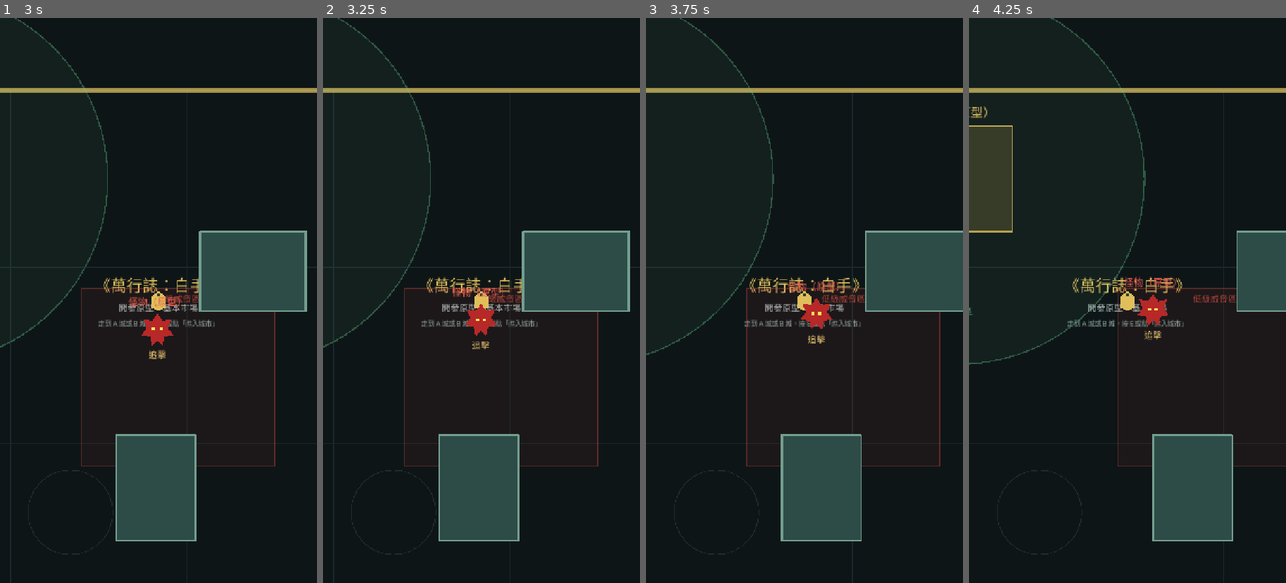
Above: before the commit, frames 1-4 (left to right).
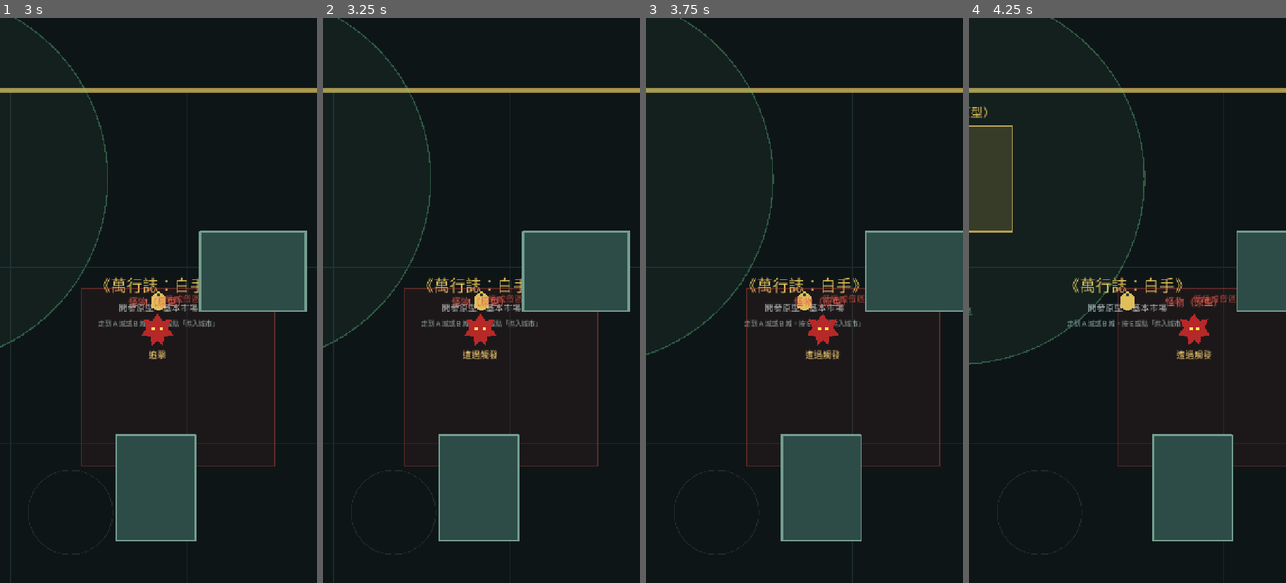
Above: after the commit, the same moments.

Repository: 8tdgdvs26d-netizen/project-gersang-mobile
Game: Godot game, scene res://scenes/main.tscn
Two runs of this game, one before a commit and one after it. Both use one fixed random seed, a clock stepped at 60 frames per second and the inputs below.
Inputs (mouse positions are in pixels of both pictures, inside the frame that each line leads up to):
- Up to frame 1 (3 s): tap Enter at 0.5 s; move the mouse to (228, 272) at 0.52 s; hold D (move_right) 0.53-1.25 s; hold E (interact) 0.53-1.25 s; click (228, 272) at 0.67 s; drag from (95, 328) to (237, 379) at 1.27 s; tap Space at 2 s; move the mouse to (190, 176) at 2.02 s; hold D (move_right) 2.03-2.75 s; hold E (interact) 2.03-2.75 s; drag from (142, 413) to (63, 215) at 2.77 s
- Up to frame 2 (3.25 s): no input
- Up to frame 3 (3.75 s): tap Enter at 3.5 s; move the mouse to (899, 385) at 3.52 s; hold A (move_left) from 3.53 s (still down); hold E (interact) from 3.53 s (still down)
- Up to frame 4 (4.25 s): keep holding A (move_left); keep holding E (interact)

Frame 1 is identical in both runs. In frame 2, 0.8% of the frame differs, in the area x 40-58%, y 47-61%; in frame 3, 0.9%; in frame 4, 1.1%, in the area x 48-78%, y 45-61%.

Commit message:
feat(godot): add encounter trigger and context handoff (WT04)
EncounterHandoff (new node in the main scene) turns a valid world-threat
contact into exactly one Encounter Trigger: encounter_triggered(context).
Valid means the monster reports contact with its own id, the threat is
active, the player is in WORLD, outside every city safe buffer, and
really overlaps the monster.

EncounterContext (never saved): encounter_id (per-session sequence
encounter_1, encounter_2 ...), monster_id, trigger_world_position,
player_world_position, threat_zone_id (WorldThreatZones at the player)
and triggered_at_ms (TimeSource).

The trigger stays pending and ignores further contacts until
consume_pending_encounter() clears it; after that a new trigger needs a
new contact. While pending the monster is held (neutral set_hold: AI
frozen in its current state, label 遭遇觸發). No encounter screen,
combat or mode change; save version 8 unchanged.

WT02's test hands each trigger straight back so its chase checks run
with nothing pending.

Co-Authored-By: Claude Opus 5.5 <noreply@anthropic.com>
Claude-Session: https://claude.ai/code/session_01CPuDgFREwJNYYd7guvJZ5v

Diff:
--- a/godot/scenes/main.tscn
+++ b/godot/scenes/main.tscn
@@ -10,6 +10,7 @@
 [ext_resource type="PackedScene" path="res://scenes/city_hub.tscn" id="8_hub"]
 [ext_resource type="PackedScene" path="res://scenes/world_monster.tscn" id="9_monster"]
 [ext_resource type="Script" path="res://scripts/threat_zone_overlay.gd" id="10_zones"]
+[ext_resource type="Script" path="res://scripts/encounter_handoff.gd" id="11_encounter"]
 
 [node name="Main" type="Node2D"]
 script = ExtResource("1_main")
@@ -46,6 +47,9 @@
 [node name="Player" parent="Actors" instance=ExtResource("2_player")]
 position = Vector2(420, 500)
 touch_joystick_path = NodePath("../../TouchControls/Joystick")
+
+[node name="EncounterHandoff" type="Node" parent="."]
+script = ExtResource("11_encounter")
 
 [node name="TouchControls" parent="." instance=ExtResource("5_joystick")]
 
--- /dev/null
+++ b/godot/scripts/encounter_context.gd
@@ -0,0 +1,19 @@
+class_name EncounterContext
+extends RefCounted
+
+## World Threat WT04: what the future Encounter System receives when a world
+## threat catches the player. Built once per trigger by EncounterHandoff and
+## never saved. Holds no combat, reward or map data.
+
+## Runtime identity of this encounter opportunity ("encounter_1", "encounter_2"
+## ... in trigger order; unique within a session, restarts on relaunch).
+var encounter_id := ""
+var monster_id := ""
+## Where the monster touched the player (the monster's position).
+var trigger_world_position := Vector2.ZERO
+## Where the player stood; the Encounter System can return the player here.
+var player_world_position := Vector2.ZERO
+## Threat zone at the player's position ("" when outside every zone).
+var threat_zone_id := ""
+## TimeSource milliseconds at the trigger.
+var triggered_at_ms := 0
--- /dev/null
+++ b/godot/scripts/encounter_handoff.gd
@@ -0,0 +1,80 @@
+class_name EncounterHandoff
+extends Node
+
+## World Threat WT04: turns a valid world-threat contact into exactly one
+## Encounter Trigger + EncounterContext, and holds it until the (future)
+## Encounter System takes it. It starts no encounter, combat or UI, and
+## changes no player / world state. Nothing here is saved.
+##
+## Valid contact: the watched monster reports contact with its own id, it is
+## active, the player is in WORLD, outside every city safe buffer, and really
+## overlaps the monster. Lifecycle:
+##   valid contact -> context built, pending, monster held, encounter_triggered
+##   while pending -> every further contact is ignored (no second trigger)
+##   consume_pending_encounter() -> pending cleared, monster released
+## Nothing clears a pending encounter by itself. After the consume a new
+## trigger needs a new contact, i.e. the player and monster must separate and
+## touch again.
+
+signal encounter_triggered(context: EncounterContext)
+
+var _monster: WorldMonster
+var _player: Node2D
+var _is_world := Callable()
+var _time_source: TimeSource
+var _pending: EncounterContext
+var _sequence := 0
+
+
+## Starts watching `monster` for contacts with `player`. `is_world` answers
+## whether the player is in WORLD mode.
+func watch(monster: WorldMonster, player: Node2D, is_world: Callable, time_source: TimeSource) -> void:
+	_monster = monster
+	_player = player
+	_is_world = is_world
+	_time_source = time_source
+	_monster.player_contacted.connect(_on_player_contacted)
+
+
+func has_pending_encounter() -> bool:
+	return _pending != null
+
+
+## The pending context (null when none). Reading it does not clear it.
+func get_pending_encounter() -> EncounterContext:
+	return _pending
+
+
+## The Encounter System's hand-back: returns the pending context (null when
+## none), clears it and releases the monster.
+func consume_pending_encounter() -> EncounterContext:
+	var context := _pending
+	_pending = null
+	if context != null:
+		_monster.set_hold(false)
+	return context
+
+
+func _on_player_contacted(monster_id: String) -> void:
+	if _pending != null:
+		return
+	if monster_id == "" or monster_id != _monster.monster_id:
+		return
+	if not _monster.is_threat_active() or not _is_world.call():
+		return
+	if WorldThreatZones.is_in_city_safe_buffer(_player.global_position):
+		return
+	if not (_player is PhysicsBody2D and _monster.overlaps_body(_player)):
+		return
+	_sequence += 1
+	var context := EncounterContext.new()
+	context.encounter_id = "encounter_%d" % _sequence
+	context.monster_id = monster_id
+	context.trigger_world_position = _monster.global_position
+	context.player_world_position = _player.global_position
+	context.threat_zone_id = WorldThreatZones.threat_zone_at(_player.global_position)
+	context.triggered_at_ms = _time_source.now_ms()
+	_pending = context
+	_monster.set_hold(true)
+	print("Myrial: encounter triggered ", context.encounter_id, " by ", monster_id, " in '", context.threat_zone_id, "'")
+	encounter_triggered.emit(context)
--- a/godot/scripts/main.gd
+++ b/godot/scripts/main.gd
@@ -69,6 +69,9 @@
 ## World Threat: the one prototype monster (WT01 contact, WT02 aggro / chase /
 ## disengage). Active in WORLD mode only; never saved.
 @onready var _prototype_monster := $Actors/PrototypeMonster as WorldMonster
+## World Threat WT04: turns the monster's valid contact into one pending
+## Encounter Trigger + context for the future Encounter System.
+@onready var _encounter_handoff := $EncounterHandoff as EncounterHandoff
 
 
 func _ready() -> void:
@@ -86,6 +89,7 @@
 	_city_hub.facility_changed.connect(_on_hub_facility_changed)
 	_enter_city_button.pressed.connect(_on_enter_city_button_pressed)
 	_prototype_monster.set_chase_target(_player)
+	_encounter_handoff.watch(_prototype_monster, _player, func() -> bool: return location.is_in_world(), time_source)
 	# Offline recovery (capped by MarketRecovery). Loading never rewrites the
 	# save: the saved anchor + stock rebuild the same result on every reload.
 	update_market_recovery(false)
--- a/godot/scripts/world_monster.gd
+++ b/godot/scripts/world_monster.gd
@@ -20,6 +20,9 @@
 ## is never aggroed and reports no contact; a chase ends (-> RETURNING) as soon
 ## as the player, or the monster itself, is inside one. The home must lie
 ## outside every safe buffer.
+## WT04: while an encounter it triggered is pending (EncounterHandoff), the
+## monster is held: its AI stands still in its current state, it shows
+## 「遭遇觸發」, and it resumes only when the handoff releases it.
 
 signal player_contacted(monster_id: String)
 signal state_changed(monster_id: String, state: int)
@@ -47,6 +50,8 @@
 	State.CHASE: "追擊",
 	State.RETURNING: "返回",
 }
+## Shown while held for a pending handoff (WT04).
+const HOLD_TEXT := "遭遇觸發"
 
 var monster_id := WorldLayout.PROTOTYPE_MONSTER_ID
 var home_position := WorldLayout.PROTOTYPE_MONSTER_POSITION
@@ -54,6 +59,7 @@
 var _in_contact := false
 var _state := State.IDLE
 var _target: Node2D
+var _held := false
 var _step_query := PhysicsShapeQueryParameters2D.new()
 
 @onready var _state_label := $StateLabel as Label
@@ -69,7 +75,7 @@
 	_step_query.collision_mask = OBSTACLE_MASK
 	body_entered.connect(_on_body_entered)
 	body_exited.connect(_on_body_exited)
-	_state_label.text = STATE_TEXT[_state]
+	_refresh_label()
 
 
 func is_threat_active() -> bool:
@@ -82,6 +88,17 @@
 
 func get_state() -> int:
 	return _state
+
+
+func is_held() -> bool:
+	return _held
+
+
+## Freezes (true) or resumes (false) the AI while a handoff is pending (WT04).
+## State, position and contact are kept as they are.
+func set_hold(held: bool) -> void:
+	_held = held
+	_refresh_label()
 
 
 ## The node the monster watches and chases (the player; null: none). Movement
@@ -105,7 +122,7 @@
 
 
 func _physics_process(delta: float) -> void:
-	if not _active:
+	if not _active or _held:
 		return
 	match _state:
 		State.IDLE:
@@ -155,9 +172,13 @@
 	if state == _state:
 		return
 	_state = state
-	_state_label.text = STATE_TEXT[state]
+	_refresh_label()
 	print("Myrial: world threat ", monster_id, " state ", State.keys()[state])
 	state_changed.emit(monster_id, state)
+
+
+func _refresh_label() -> void:
+	_state_label.text = HOLD_TEXT if _held else STATE_TEXT[_state]
 
 
 func _on_body_entered(body: Node2D) -> void:
--- a/godot/tests/verify_wt02_aggro_chase.gd
+++ b/godot/tests/verify_wt02_aggro_chase.gd
@@ -449,6 +449,11 @@
 	main.save_path = path
 	main.time_source = TimeSource.fixed(now)
 	root.add_child(main)
+	# WT04: a caught player holds the monster for a pending encounter. These
+	# WT02 checks run with no encounter pending: hand each one straight back,
+	# as an Encounter System that returns at once would.
+	var handoff := main.get_node("EncounterHandoff") as EncounterHandoff
+	handoff.encounter_triggered.connect(func(_context: EncounterContext) -> void: handoff.consume_pending_encounter())
 	await _settle()
 	return main
 
--- /dev/null
+++ b/godot/tests/verify_wt04_encounter_trigger.gd
@@ -0,0 +1,333 @@
+extends SceneTree
+
+## World Threat WT04: a valid world-threat contact becomes exactly one pending
+## Encounter Trigger + EncounterContext (EncounterHandoff), held until it is
+## explicitly consumed. Real main scene, physics frames, fixed TimeSource.
+
+const TEST_SAVE := "user://wt04_encounter_test_save.json"
+const T0 := 1800000000000
+const MONSTER_ID := "prototype_monster_01"
+const ZONE_ID := "low_threat_zone_01"
+const HOME := Vector2(760.0, 650.0)
+const CITY_A := Vector2(200.0, 200.0)
+const FAR := Vector2(3000.0, 3000.0)
+const SAFE_SPOT := Vector2(560.0, 300.0)
+const CONTEXT_FIELDS := ["encounter_id", "monster_id", "player_world_position", "threat_zone_id", "trigger_world_position", "triggered_at_ms"]
+
+var _checks := 0
+var _failures := 0
+var _sections_done := []
+var _events := []
+var _states := []
+var _encounters := []
+
+
+func _initialize() -> void:
+	_delete(TEST_SAVE)
+	_verify_static()
+	await _verify_acceptance_flow()
+	await _verify_guards()
+	await _verify_world_only()
+	await _verify_save()
+	_delete(TEST_SAVE)
+	_check(_sections_done.size() == 5, "Every test section must run to completion (%s)" % str(_sections_done))
+	if _failures == 0:
+		print("WT04 encounter trigger verification passed (%d checks)" % _checks)
+	quit(1 if _failures > 0 else 0)
+
+
+# --- Static ------------------------------------------------------------------------------------
+
+func _verify_static() -> void:
+	_check(WorldLayout.PROTOTYPE_MONSTER_ID == MONSTER_ID, "Monster id unchanged")
+	var fields := []
+	for property in EncounterContext.new().get_property_list():
+		if property["usage"] & PROPERTY_USAGE_SCRIPT_VARIABLE:
+			fields.append(property["name"])
+	fields.sort()
+	_check(fields == CONTEXT_FIELDS, "EncounterContext holds exactly the minimum fields (%s)" % str(fields))
+	for path in ["res://scripts/encounter_handoff.gd", "res://scripts/encounter_context.gd"]:
+		var code := _code_only(path).to_lower()
+		for word in ["randi", "randf", "randomnumbergenerator", "time.", "os.", "combat", "battle", "damage", "hp", "health", "reward", "loot", "attack", "save_store", "change_scene"]:
+			_check(not code.contains(word), "%s has no %s" % [path.get_file(), word])
+	var monster := _code_only("res://scripts/world_monster.gd")
+	_check(not monster.contains("EncounterContext") and not monster.contains("EncounterHandoff") and not monster.to_lower().contains("encounter"), "The monster knows nothing about encounters (only a hold)")
+	for unrelated in ["trade_service", "warehouse_service", "market_state", "market_rules", "transport_service", "save_store", "city_hub", "player_location", "trade_cost_ledger"]:
+		_check(not _code_only("res://scripts/%s.gd" % unrelated).to_lower().contains("encounter"), "No encounter logic in %s" % unrelated)
+	_check(SaveStore.VERSION == 8, "No save schema change (still version 8)")
+	var scene := FileAccess.get_file_as_string("res://scenes/main.tscn")
+	_check(scene.count("[node name=\"PrototypeMonster\"") == 1 and scene.count("encounter_handoff.gd") == 1 and scene.count("[node name=\"EncounterHandoff\" type=\"Node\"") == 1, "One monster, one handoff node (no UI)")
+	_sections_done.append("static")
+
+
+# --- Acceptance flow -------------------------------------------------------------------------------
+
+func _verify_acceptance_flow() -> void:
+	var main := await _new_main("")
+	var monster := _monster(main)
+	var player := _player(main)
+	var handoff := _handoff(main)
+	_listen(main)
+	var children := main.get_child_count()
+	# 1-5: leave City A, safe, walk into the zone and the aggro radius.
+	player.global_position = CITY_A
+	await _settle()
+	_check(main.try_enter_city() and main.leave_city(), "Entered and left City A")
+	await _frames(30)
+	_check(_states.is_empty() and _encounters.is_empty(), "Safe after leaving City A")
+	var frames := await _walk(player, "move_down", func() -> bool: return player.global_position.y >= HOME.y)
+	frames = await _walk(player, "move_right", func() -> bool: return not _states.is_empty())
+	_check(frames < 300 and _states == [WorldMonster.State.CHASE], "Approaching the monster starts the chase")
+	frames = await _walk(player, "move_right", func() -> bool: return player.global_position.x >= 600.0 or not _encounters.is_empty())
+	# 6-8: stand still; the monster catches the player: one trigger.
+	frames = 0
+	while _encounters.is_empty() and frames < 300:
+		await physics_frame
+		frames += 1
+	_check(frames < 300 and _encounters.size() == 1 and _events.size() == 1, "The chase catches the player: exactly one Encounter Trigger (%d frames)" % frames)
+	var context := _encounters[0] as EncounterContext
+	_check(context != null and context.encounter_id == "encounter_1", "Valid encounter id (%s)" % (context.encounter_id if context else "null"))
+	_check(context.monster_id == MONSTER_ID, "Context monster id")
+	_check(context.player_world_position == player.global_position, "Context player position (%s)" % context.player_world_position)
+	# Contact starts at the edge of the 48 px contact circle (plus the player's
+	# half width), before the chase closes to its stop distance.
+	_check(context.trigger_world_position == monster.global_position and monster.overlaps_body(player) and context.trigger_world_position.distance_to(context.player_world_position) <= 48.0 + 32.0, "Context trigger (monster) position (%s)" % context.trigger_world_position)
+	_check(context.threat_zone_id == ZONE_ID and context.threat_zone_id == WorldThreatZones.LOW_THREAT_ZONE_01_ID, "Context threat zone")
+	_check(context.triggered_at_ms == T0, "Context time from the TimeSource")
+	_check(handoff.has_pending_encounter() and handoff.get_pending_encounter() == context, "The trigger is pending")
+	_check(monster.is_held() and (monster.get_node("StateLabel") as Label).text == "遭遇觸發", "Prototype feedback: 遭遇觸發 on the held monster")
+	# 9-10: no combat, no encounter screen, no mode change.
+	_check(main.location.is_in_world() and not main.is_in_city() and not main.is_traveling() and player.is_physics_processing() and main.get_child_count() == children, "No encounter screen, combat or mode change")
+	# 11: overlap continues while pending: nothing more.
+	var frozen := monster.global_position
+	await _frames(180)
+	_check(_encounters.size() == 1 and _events.size() == 1 and monster.global_position == frozen and monster.get_state() == WorldMonster.State.CHASE, "180 overlapping frames while pending: no new trigger, the monster stays held")
+	# A new contact while pending is ignored too.
+	frames = await _walk(player, "move_right", func() -> bool: return not monster.is_in_contact())
+	player.global_position = monster.global_position + Vector2(10.0, 10.0)
+	await _settle()
+	_check(_events.size() == 2 and _encounters.size() == 1 and handoff.get_pending_encounter() == context, "Separate + touch again while pending: a contact, no second trigger")
+	# 12: consume.
+	var taken := handoff.consume_pending_encounter()
+	_check(taken == context and not handoff.has_pending_encounter() and handoff.get_pending_encounter() == null, "Consume returns the context and clears it")
+	_check(not monster.is_held() and (monster.get_node("StateLabel") as Label).text == "追擊", "Consume releases the monster")
+	_check(handoff.consume_pending_encounter() == null, "A second consume has nothing to take")
+	await _frames(60)
+	_check(_encounters.size() == 1, "Still overlapping after the consume: no new trigger without a new contact")
+	# 13-14: separate, get caught again: one new trigger with a new id.
+	frames = await _walk(player, "move_right", func() -> bool: return not monster.is_in_contact())
+	_check(frames < 300 and _encounters.size() == 1, "Separated")
+	frames = 0
+	while _encounters.size() == 1 and frames < 300:
+		await physics_frame
+		frames += 1
+	_check(_encounters.size() == 2 and (_encounters[1] as EncounterContext).encounter_id == "encounter_2", "A new contact gives one new trigger")
+	_check(_encounters.size() == 2 and (_encounters[1] as EncounterContext).encounter_id != context.encounter_id and _encounters[1] != context, "The new trigger has its own identity")
+	await _frames(60)
+	_check(_encounters.size() == 2, "Still exactly two triggers")
+	# WT02 behaviour with nothing pending: escape past the leash, return home.
+	handoff.consume_pending_encounter()
+	frames = await _walk(player, "move_right", func() -> bool: return monster.get_state() == WorldMonster.State.RETURNING)
+	_check(frames < 300 and _states.back() == WorldMonster.State.RETURNING, "Nothing pending: the leash still ends the chase")
+	await _frames(400)
+	_check(monster.global_position == HOME and monster.get_state() == WorldMonster.State.IDLE and _encounters.size() == 2, "Back home, IDLE")
+	await _destroy(main)
+	_sections_done.append("acceptance")
+
+
+# --- Guards (valid contact only) ------------------------------------------------------------------
+
+func _verify_guards() -> void:
+	var main := await _new_main("")
+	var monster := _monster(main)
+	var player := _player(main)
+	var handoff := _handoff(main)
+	_listen(main)
+	monster.set_chase_target(null)
+	# Safe buffer: both inside City A's buffer, overlapping.
+	monster.global_position = SAFE_SPOT
+	player.global_position = SAFE_SPOT + Vector2(0.0, 20.0)
+	await _settle()
+	_check(WorldThreatZones.safe_buffer_city_at(player.global_position) == "A" and monster.overlaps_body(player), "Test setup: overlapping inside City A's safe buffer")
+	_check(_events.is_empty() and _encounters.is_empty(), "Inside a safe buffer: no contact, no trigger")
+	handoff._on_player_contacted(MONSTER_ID)
+	_check(_encounters.is_empty() and not handoff.has_pending_encounter(), "Handoff rule: a contact inside a safe buffer is never an encounter")
+	# Outside safety: the checks one by one.
+	monster.global_position = HOME
+	player.global_position = FAR
+	await _settle()
+	handoff._on_player_contacted(MONSTER_ID)
+	_check(_encounters.is_empty(), "A contact report without a real overlap (synthetic) is ignored")
+	player.global_position = HOME + Vector2(0.0, 30.0)
+	await _settle()
+	_check(_encounters.size() == 1, "Test setup: a real contact triggers")
+	handoff.consume_pending_encounter()
+	_encounters.clear()
+	handoff._on_player_contacted("")
+	handoff._on_player_contacted("prototype_monster_99")
+	_check(_encounters.is_empty(), "Missing or foreign monster id: no trigger")
+	monster.set_threat_active(false)
+	player.global_position = monster.global_position + Vector2(0.0, 30.0)
+	await _settle()
+	handoff._on_player_contacted(MONSTER_ID)
+	_check(_encounters.is_empty(), "Inactive threat: no trigger")
+	monster.set_threat_active(true)
+	await _destroy(main)
+	_sections_done.append("guards")
+
+
+# --- WORLD only -----------------------------------------------------------------------------------
+
+func _verify_world_only() -> void:
+	var main := await _new_main(TEST_SAVE, T0)
+	var monster := _monster(main)
+	var player := _player(main)
+	var handoff := _handoff(main)
+	_listen(main)
+	player.global_position = CITY_A
+	await _settle()
+	_check(main.try_enter_city(), "Entered City A")
+	player.global_position = HOME + Vector2(0.0, 30.0)
+	await _frames(60)
+	_check(_encounters.is_empty() and _events.is_empty(), "IN_CITY: the player body on the monster: no trigger")
+	player.global_position = FAR
+	await _settle()
+	_check(main.request_transport("B", "wt04-ride")["success"] and main.is_traveling(), "TRAVELING")
+	player.global_position = HOME + Vector2(0.0, 30.0)
+	await _frames(60)
+	_check(_encounters.is_empty() and _events.is_empty(), "TRAVELING: no trigger")
+	# Even if the threat were wrongly left on while travelling, no encounter.
+	player.global_position = FAR
+	await _settle()
+	monster.set_threat_active(true)
+	player.global_position = HOME + Vector2(0.0, 30.0)
+	await _settle()
+	_check(_events.size() == 1 and _encounters.is_empty() and not handoff.has_pending_encounter(), "TRAVELING with a stray contact: still no trigger")
+	monster.set_threat_active(false)
+	player.global_position = FAR
+	await _settle()
+	main.time_source.advance_ms(90000)
+	await process_frame
+	_check(main.current_city_id == "B" and main.leave_city() and main.location.is_in_world(), "Arrived in B and back in WORLD")
+	# Back in WORLD: a real contact triggers again.
+	_events.clear()
+	player.global_position = HOME + Vector2(0.0, 30.0)
+	await _settle()
+	_check(_encounters.size() == 1 and (_encounters[0] as EncounterContext).encounter_id == "encounter_1", "Back in WORLD: a contact triggers")
+	await _destroy(main)
+	_delete(TEST_SAVE)
+	_sections_done.append("world_only")
+
+
+# --- Save ----------------------------------------------------------------------------------------
+
+func _verify_save() -> void:
+	var main := await _new_main(TEST_SAVE, T0)
+	var player := _player(main)
+	_listen(main)
+	player.global_position = HOME + Vector2(0.0, 30.0)
+	await _settle()
+	_check(_handoff(main).has_pending_encounter(), "Test setup: an encounter is pending")
+	# Walk off (still pending) and save somewhere quiet.
+	player.global_position = Vector2(1500.5, 2500.25)
+	await _settle()
+	_check(_handoff(main).has_pending_encounter() and main.save_world_position(), "Exact world position saves while pending")
+	var text := FileAccess.get_file_as_string(TEST_SAVE)
+	_check(int(JSON.parse_string(text)["version"]) == 8 and not text.to_lower().contains("encounter") and not text.to_lower().contains("monster"), "Save version 8; no encounter or monster data saved")
+	await _destroy(main)
+	main = (load("res://scenes/main.tscn") as PackedScene).instantiate()
+	main.save_path = TEST_SAVE
+	main.time_source = TimeSource.fixed(T0)
+	root.add_child(main)
+	_listen(main)
+	_check(main.get_world_position() == Vector2(1500.5, 2500.25), "Reload restores the exact position")
+	_check(not _handoff(main).has_pending_encounter() and not _monster(main).is_held() and _monster(main).global_position == HOME, "Reload: nothing pending, the monster free at home")
+	await _frames(60)
+	_check(_encounters.is_empty() and _events.is_empty() and not _handoff(main).has_pending_encounter(), "Reload creates no phantom trigger (60 frames)")
+	_check(FileAccess.get_file_as_string(TEST_SAVE) == text, "Loading does not rewrite the save")
+	await _destroy(main)
+	_delete(TEST_SAVE)
+	_sections_done.append("save")
+
+
+# --- Helpers ------------------------------------------------------------------------------------
+
+func _listen(main: Node) -> void:
+	_events.clear()
+	_states.clear()
+	_encounters.clear()
+	_monster(main).player_contacted.connect(func(id: String) -> void: _events.append(id))
+	_monster(main).state_changed.connect(func(_id: String, state: int) -> void: _states.append(state))
+	_handoff(main).encounter_triggered.connect(func(context: EncounterContext) -> void: _encounters.append(context))
+
+
+## Holds a move action for physics frames until `done` or 300 frames.
+func _walk(player: Player, action: String, done: Callable) -> int:
+	var frames := 0
+	Input.action_press(action)
+	while not done.call() and frames < 300:
+		await physics_frame
+		frames += 1
+	Input.action_release(action)
+	await physics_frame
+	return frames
+
+
+func _frames(count: int) -> void:
+	for frame in range(count):
+		await physics_frame
+
+
+func _monster(main: Node) -> WorldMonster:
+	return main.get_node("Actors/PrototypeMonster") as WorldMonster
+
+
+func _player(main: Node) -> Player:
+	return main.get_node("Actors/Player") as Player
+
+
+func _handoff(main: Node) -> EncounterHandoff:
+	return main.get_node("EncounterHandoff") as EncounterHandoff
+
+
+func _code_only(path: String) -> String:
+	var lines := []
+	for line in FileAccess.get_file_as_string(path).split("\n"):
+		if not line.strip_edges().begins_with("#"):
+			lines.append(line)
+	return "\n".join(lines)
+
+
+func _new_main(path: String, now: int = T0) -> Node2D:
+	var main := (load("res://scenes/main.tscn") as PackedScene).instantiate()
+	main.save_path = path
+	main.time_source = TimeSource.fixed(now)
+	root.add_child(main)
+	await _settle()
+	return main
+
+
+func _destroy(main: Node) -> void:
+	root.remove_child(main)
+	main.free()
+	await process_frame
+
+
+func _delete(path: String) -> void:
+	for p in [path, path + ".tmp"]:
+		if FileAccess.file_exists(p):
+			DirAccess.remove_absolute(ProjectSettings.globalize_path(p))
+
+
+func _settle() -> void:
+	# Area2D overlaps update a few physics frames after a teleport.
+	for frame in range(4):
+		await physics_frame
+	await process_frame
+
+
+func _check(condition: bool, message: String) -> void:
+	_checks += 1
+	if not condition:
+		_failures += 1
+		push_error("FAILED: " + message)
Not shown: 1 places in godot/scenes/main.tscn that only renumber resources
